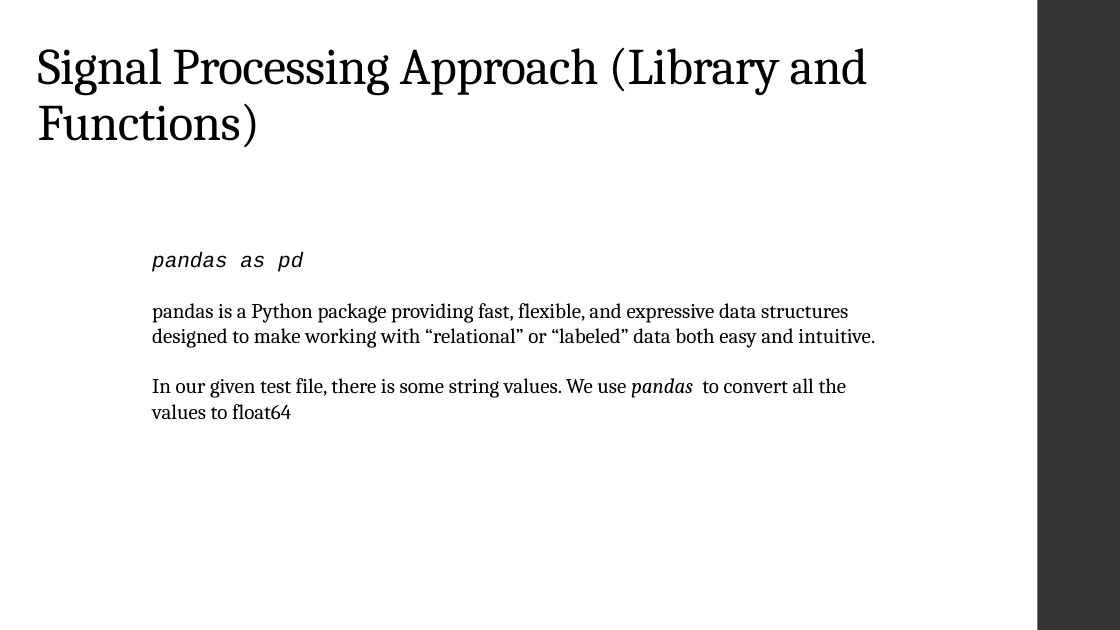
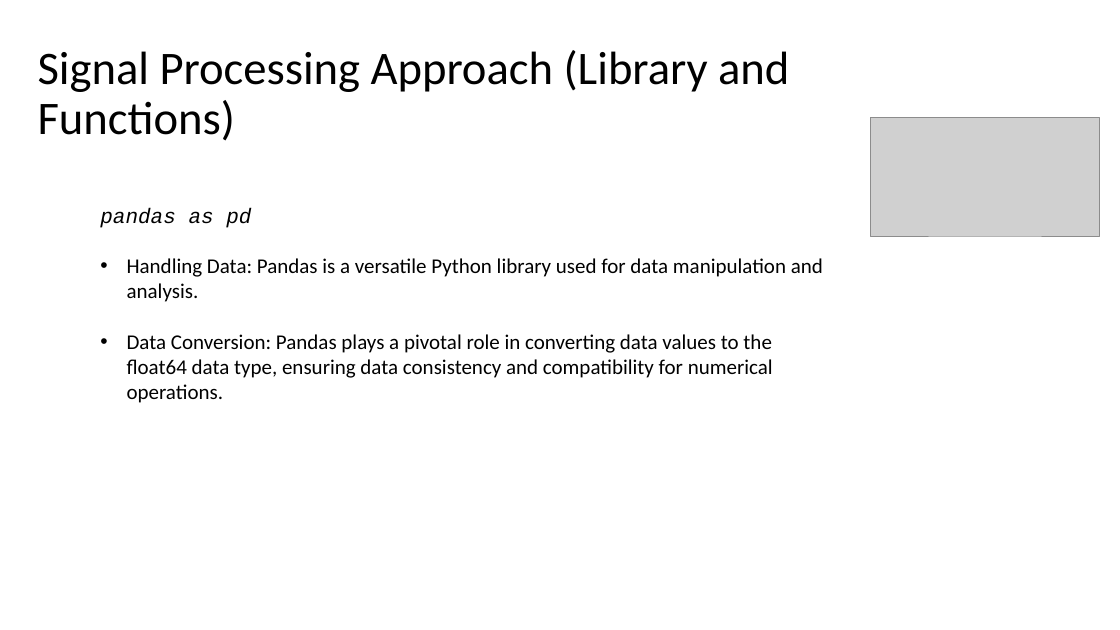
Before and after one commit to Fathir-shishir/peak-detection-, a slide deck: slide 6 of CI project T1.pptx. Drawn at 1120x630 pixels with LibreOffice and Linux fonts; fonts in the diff are those of the drawing; grey boxes stand for pictures. Boxes give left, top, right and bottom in pixels: in the first picture for what was removed or moved away, otherwise in the second. Text is boxed around its words. In the diff, an @@ line names an element or a change of style, - is before the commit and + after.

```diff
--- a/CI project T1.pptx
+++ b/CI project T1.pptx
@@ rectangle removed at [1038,0,1120,630] @@
@@ title "Signal Processing Approach (Library and ..." at [38,50,789,141]: size 44 to 40 pt, font Cambria to Calibri, letter spacing -0.5 to 0 pt; vertical alignment bottom to middle @@
@@ picture added at [870,118,1100,236] @@
@@ text "pandas as pd": place and size @@
-text "pandas as pd" at [152,252,875,420]
+text "pandas as pd" at [100,208,823,403]
@@ text at [127,258,823,403]: text changed; font Cambria to Calibri @@
-pandas is a Python package providing fast, flexible, and expressive data structures designed to make working with “relational” or “labeled” data both easy and intuitive.
-In our given test file, there is some string values. We use pandas to convert all the values to float64
+• Handling Data: Pandas is a versatile Python library used for data manipulation and analysis.
+• Data Conversion: Pandas plays a pivotal role in converting data values to the float64 data type, ensuring data consistency and compatibility for numerical operations.
```
Also in this commit, not shown: 11 other slides changed, 4 slides added, 5 slides removed.
